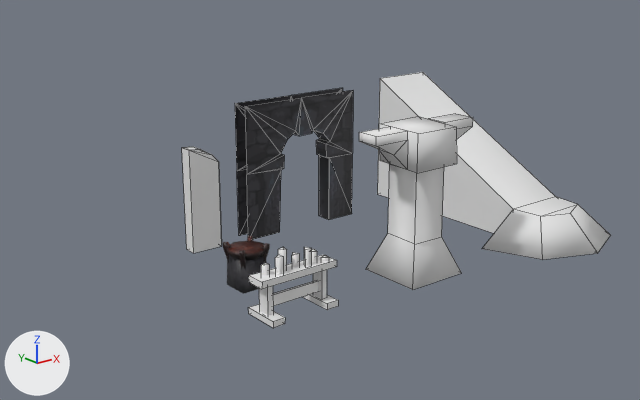
What one commit did to the Blender file Assets/Models/environment_fortress_tileset.blend.
The view is the same before and after, from a 50 mm lens placed at (-15.78, -11.73, 8.91), pointed at (-1.25, 6.44, 1.64). The axes (+X, +Y, +Z) are drawn at lower left. The lights are the same throughout. Mesh edges are drawn as thin lines on the coarser meshes. Objects named as collision shapes, trigger or cutter boxes, shadow casters or lower levels of detail are left out.

Objects in the first picture: 'fortress_prop_arch', 'fortress_prop_brazier', 'fortress_prop_candles', 'fortress_prop_door', 'fortress_prop_pillar', 'fortress_prop_staircase_a'.
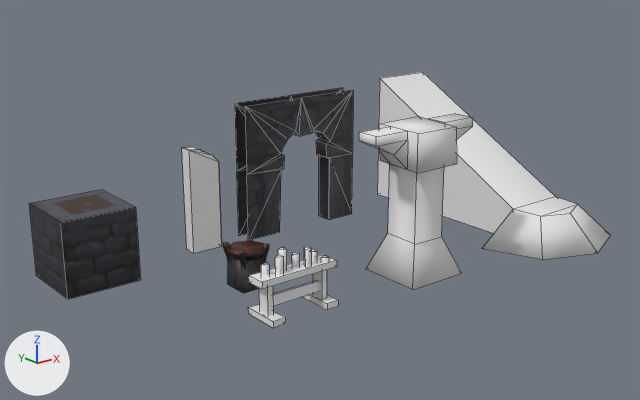
Pixel boxes [x1, y1, x2, y2] of what changed, in the pictures (640 x 400 px):
'fortress_prop_cube', added (black): after [29, 190, 140, 299]

Diff of the bpy script that builds the scene:
```diff
--- a/Assets/Models/environment_fortress_tileset.blend.py
+++ b/Assets/Models/environment_fortress_tileset.blend.py
@@ img_untitled_003 @@
+img_untitled_003 = load_image('Untitled.003', '../Textures/test_cube.png', 128, 128, 'sRGB')
@@ mat_untitled_003 @@
+mat_untitled_003 = principled_material('Untitled.003')
+mat_untitled_003.texture = img_untitled_003
@@ me_cube_004 @@
+me_cube_004.from_pydata(...)  # 8 vertices, 5 faces; spans x -1.0..1.0, y -1.0..1.0, z 0.0..2.0
+me_cube_004.materials.append(mat_untitled_003)  # picture img_untitled_003
@@ ob_fortress_prop_cube @@
+ob_fortress_prop_cube = bpy.data.objects.new('fortress_prop_cube', me_cube_004)
+ob_fortress_prop_cube.location = (-7.0, 9.0, 0.0)
```
